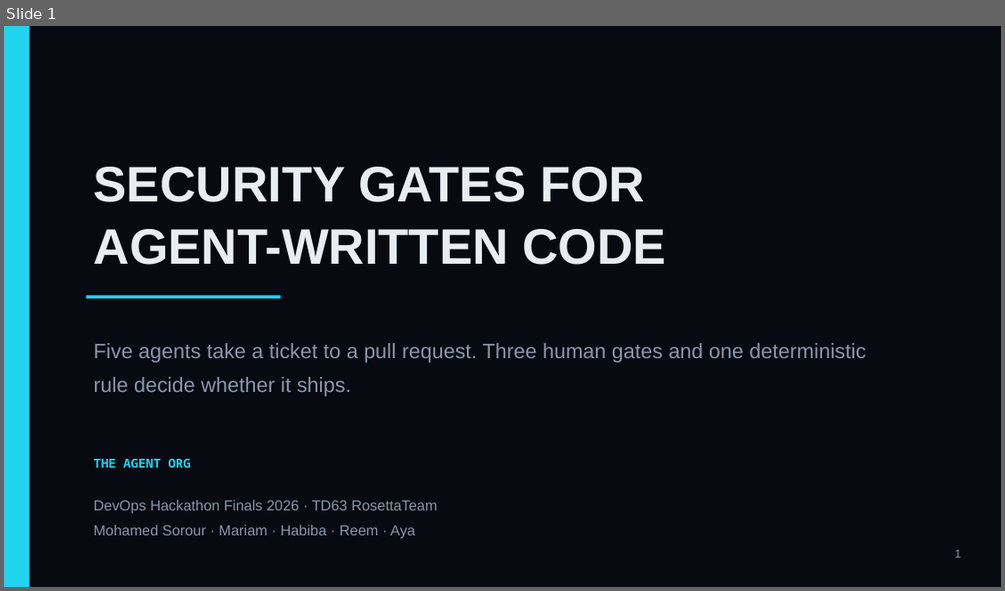
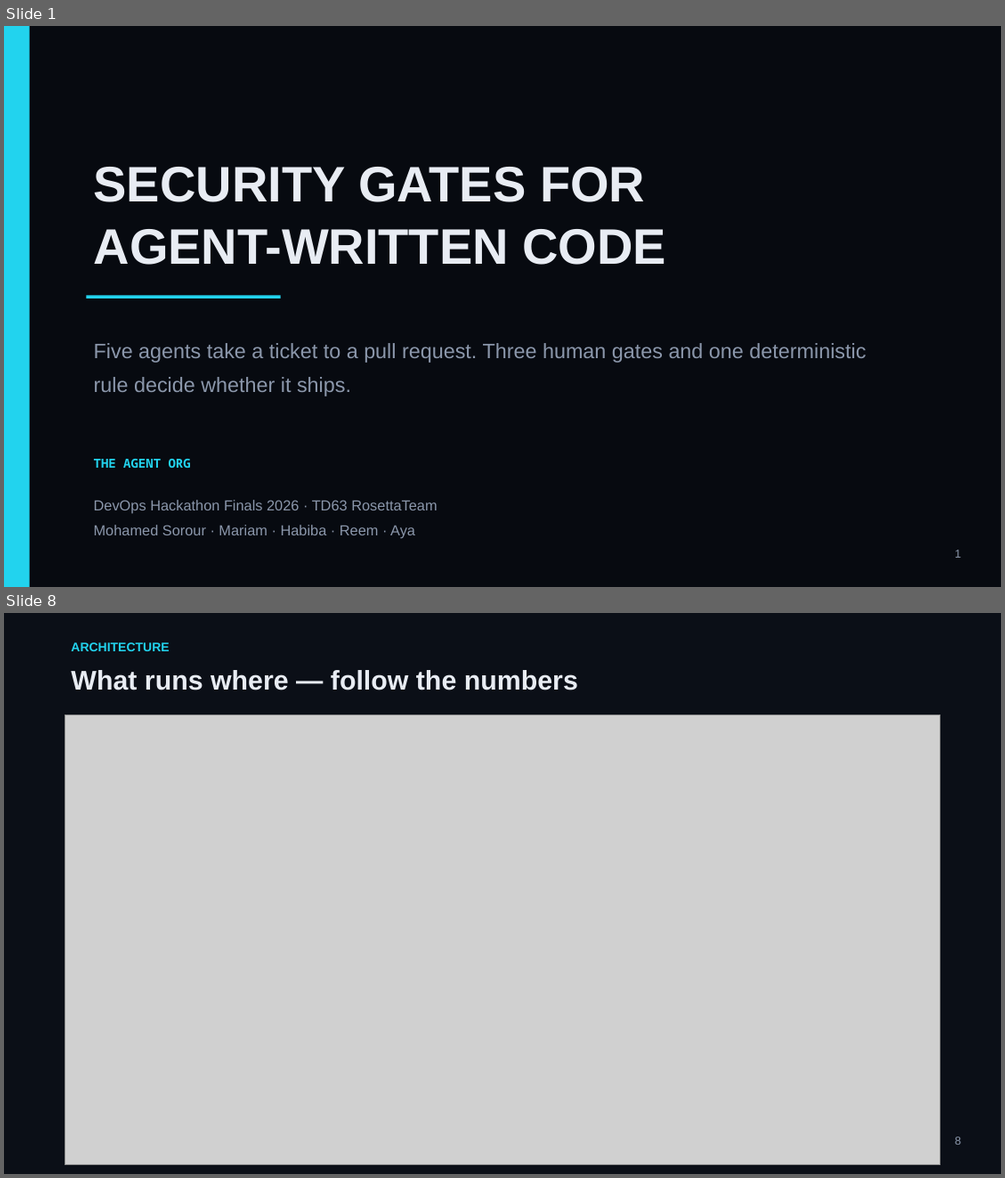
Before and after one commit to mohamedsorour1998/technical-presentations, a slide deck: talks/devops-hackathon-final/pitch/TheAgentOrg-Final.pptx. Shown one above the other, each under a label of ours: slide 1 before the commit, slides 1 and 8 after it; the slides between them are not shown. The pictures are 1005x591 and 1005x1178 pixels, drawn with LibreOffice and Linux fonts; fonts in the diff are those of the drawing; grey boxes stand for pictures. Boxes give left, top, right and bottom in pixels: in the first picture for what was removed or moved away, otherwise in the second. Text is boxed around its words. In the diff, an @@ line names an element or a change of style, - is before the commit and + after.

```diff
--- a/talks/devops-hackathon-final/pitch/TheAgentOrg-Final.pptx
+++ b/talks/devops-hackathon-final/pitch/TheAgentOrg-Final.pptx
@@ slide 8 added at [4,613,1001,1174], background #FFFFFF @@
@@ rectangle added at [4,613,1001,1174], fill #0B0F17 @@
@@ text added at [71,642,169,651], 12 pt, text #22D3EE, bold @@
+ARCHITECTURE
@@ text added at [71,670,578,690], 26 pt, text #E8ECF3, bold @@
+What runs where — follow the numbers
@@ picture added at [65,714,940,1165] @@
@@ text added at [955,1136,961,1144], 11 pt, text #8B97AB @@
+8
```
Also in this commit, not shown: 14 slides changed, 1 other slide added, 1 slide removed, 1 other file.
